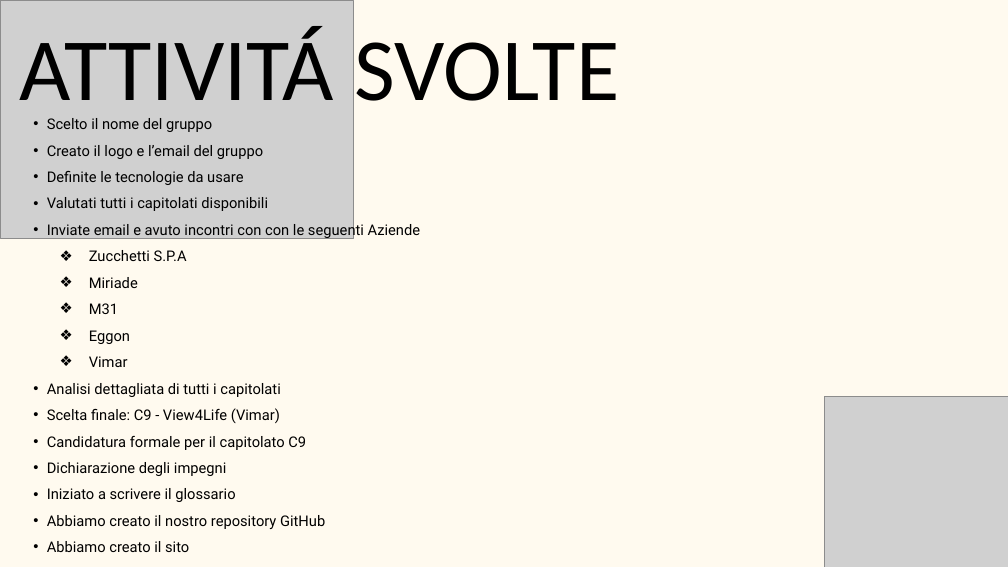
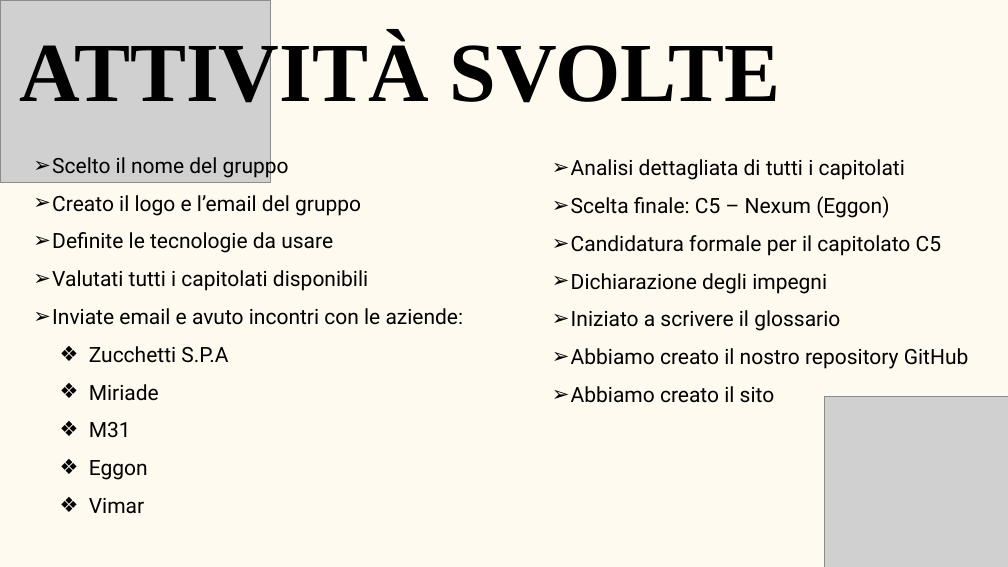
Before and after one commit to BugBustersUnipd/DocumentazioneSWE, a slide deck: slide 2 of DIARIO DI BORDO/Diario di bordo.pptx. Drawn at 1008x567 pixels with LibreOffice and Linux fonts; fonts in the diff are those of the drawing; grey boxes stand for pictures. Boxes give left, top, right and bottom in pixels: in the first picture for what was removed or moved away, otherwise in the second. Text is boxed around its words. In the diff, an @@ line names an element or a change of style, - is before the commit and + after.

Commit message:
aggiornamento candidatura e diario di bordo

```diff
--- a/DIARIO DI BORDO/Diario di bordo.pptx
+++ b/DIARIO DI BORDO/Diario di bordo.pptx
@@ picture: place and size @@
-picture at (0, 0, 354, 239)
+picture at (0, 0, 271, 183)
@@ text at (20, 35, 781, 116): text changed; size 126.8 to 120 pt; font Calibri to Times New Roman; bold on @@
-ATTIVITÁ SVOLTE
+ATTIVITÀ SVOLTE
@@ text "Scelto il nome del gruppo": place and size @@
-text "Scelto il nome del gruppo" at (47, 118, 420, 552)
+text "Scelto il nome del gruppo" at (52, 153, 464, 514)
@@ text at (52, 153, 368, 514): size 21 to 30 pt in "Scelto il nome del gruppo", "Creato il logo e l’email del gruppo", "Definite le tecnologie da usare", "Valutati tutti i capitolati disponibili" and 5 more places; bullet • to ➢ @@
@@ text added at (571, 159, 969, 403), 30 pt, text #000000 @@
+  ➢ Analisi dettagliata di tutti i capitolati
+  ➢ Scelta finale: C5 – Nexum (Eggon)
+  ➢ Candidatura formale per il capitolato C5
+  ➢ Dichiarazione degli impegni
+  ➢ Iniziato a scrivere il glossario
+  ➢ Abbiamo creato il nostro repository GitHub
+  ➢ Abbiamo creato il sito
@@ text at (52, 308, 464, 325): text changed; size 21 to 30 pt @@
-  • Inviate email e avuto incontri con con le seguenti Aziende
+  ➢ Inviate email e avuto incontri con le aziende:
@@ text at (47, 383, 325, 552): paragraphs removed @@
-  • Analisi dettagliata di tutti i capitolati
-  • Scelta finale: C9 - View4Life (Vimar)
-  • Candidatura formale per il capitolato C9
-  • Dichiarazione degli impegni
-  • Iniziato a scrivere il glossario
-  • Abbiamo creato il nostro repository GitHub
-  • Abbiamo creato il sito
```
Also in this commit, not shown: 2 other slides changed, 3 other files.
